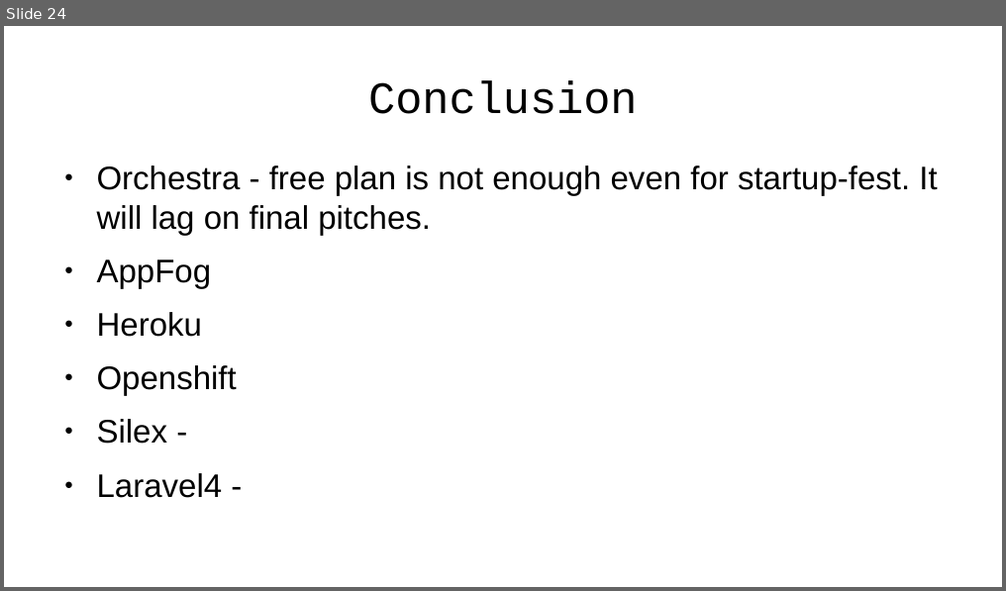
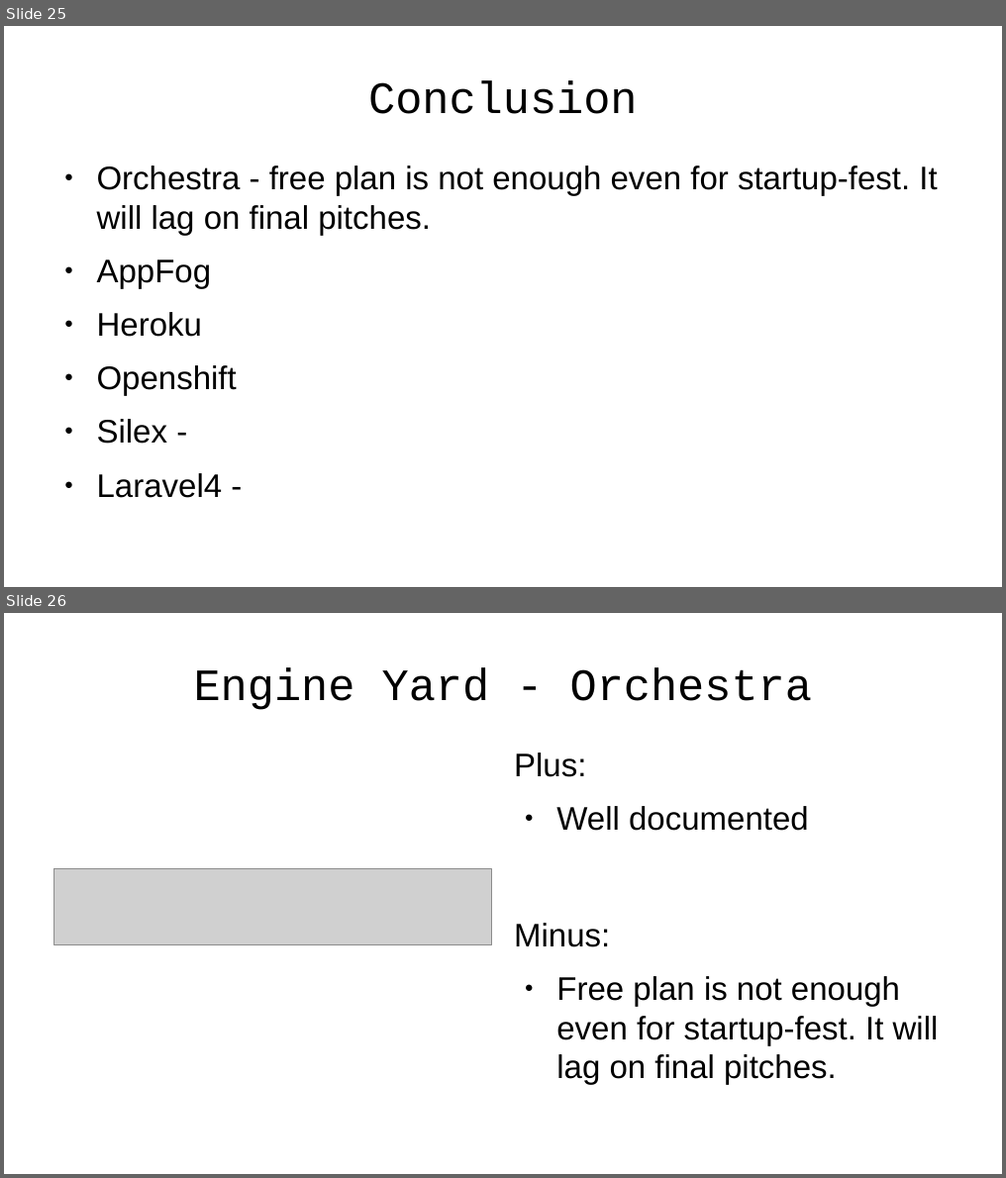
Before and after one commit to emgiezet/meetphp-8, a slide deck: presentation/presentation.odp. Shown one above the other, each under a label of ours: slide 24 before the commit, slides 25 and 26 after it. The pictures are 1006x591 and 1006x1178 pixels, drawn with LibreOffice and Linux fonts; fonts in the diff are those of the drawing; grey boxes stand for pictures; background and template pictures are left out. Boxes give left, top, right and bottom in pixels: in the first picture for what was removed or moved away, otherwise in the second. Text is boxed around its words. In the diff, an @@ line names an element or a change of style, - is before the commit and + after.

```diff
--- a/presentation/presentation.odp
+++ b/presentation/presentation.odp
@@ slide 26 added at (4, 613, 1002, 1174), background picture (left out) @@
@@ title added at (194, 667, 812, 710), 35.7 pt, text #000000 @@
+Engine Yard - Orchestra
@@ text added at (514, 753, 809, 831), 26 pt, text #000000 @@
+Plus:
+● Well documented
@@ picture added at (54, 869, 492, 946) @@
@@ text added at (514, 923, 939, 1085), 26 pt, text #000000 @@
+Minus:
+● Free plan is not enough even for startup-fest. It will lag on final pitches.
@@ what was slide 24 is now slide 25 @@
```
Also in this commit, not shown: 11 slides changed, 3 other slides added, 2 slides removed, 52 other files.
